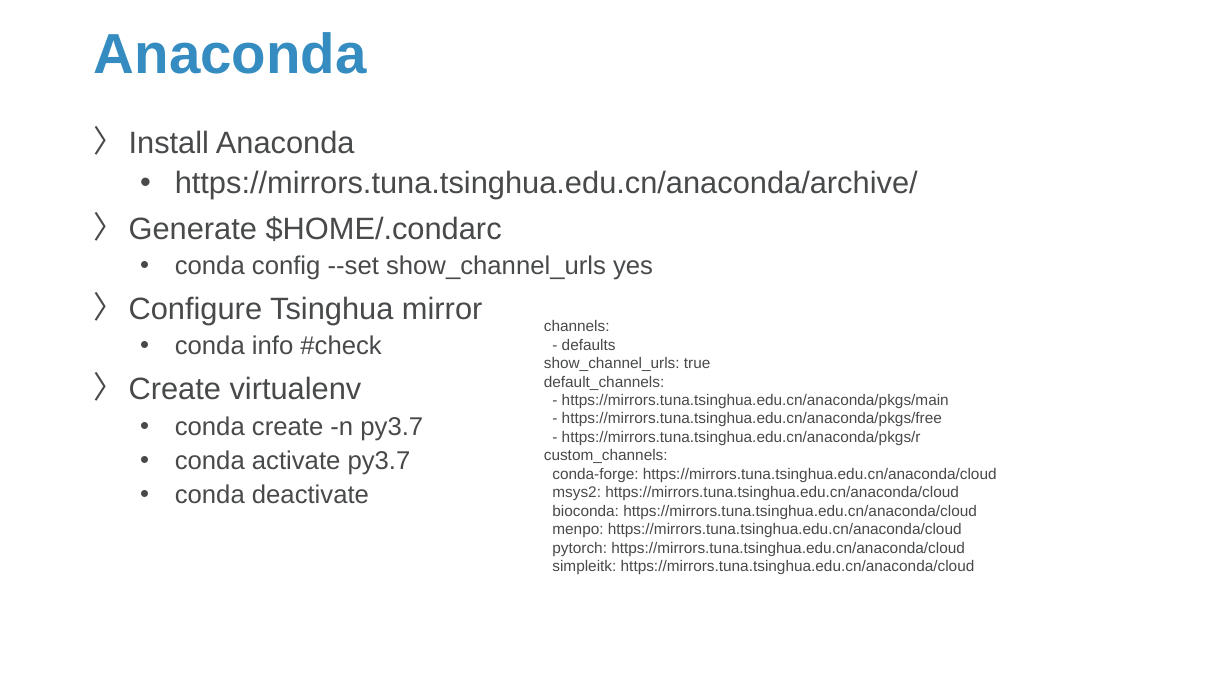
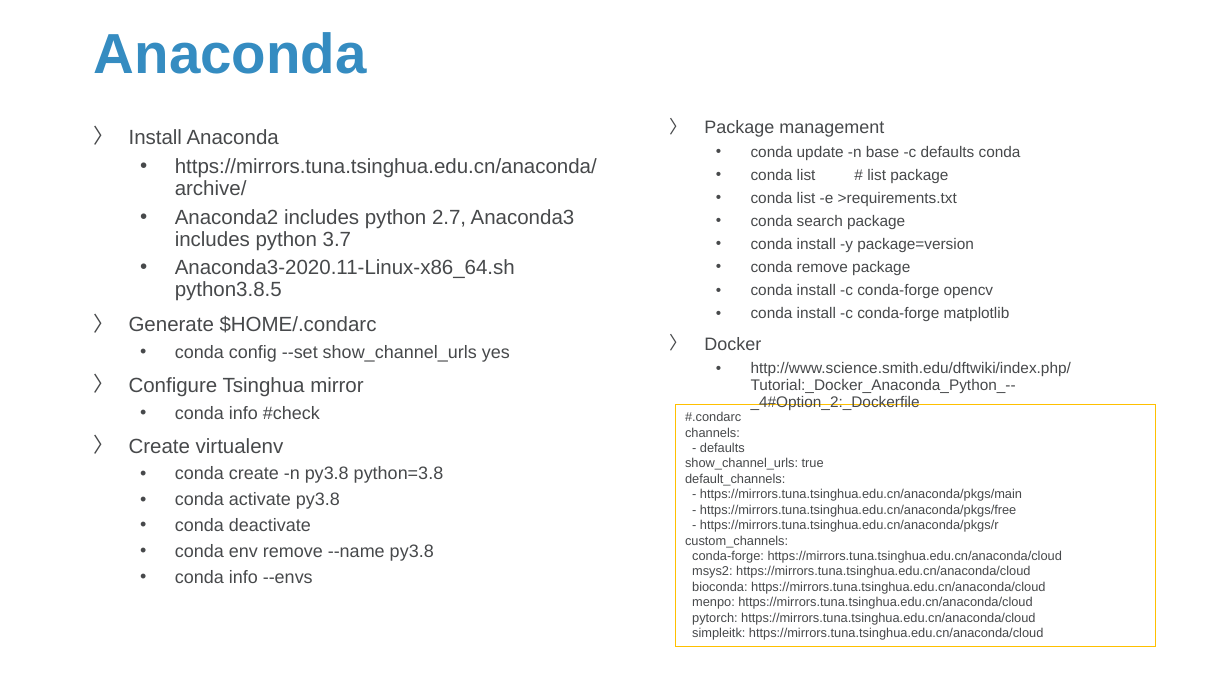
Before and after one commit to Sparks-Lu/TechNotes, a slide deck: slide 6 of Python/Python-Notes.pptx. Drawn at 1232x693 pixels with LibreOffice and Linux fonts; fonts in the diff are those of the drawing; background and template pictures are left out. Boxes give left, top, right and bottom in pixels: in the first picture for what was removed or moved away, otherwise in the second. Text is boxed around its words. In the diff, an @@ line names an element or a change of style, - is before the commit and + after.

```diff
--- a/Python/Python-Notes.pptx
+++ b/Python/Python-Notes.pptx
@@ text at [129, 129, 597, 531]: size 24 to 16 pt in "Install Anaconda", "https://mirrors.tuna.tsinghua.edu.cn/anaconda/archive/", "Generate $HOME/.condarc", "Configure Tsinghua mirror" and 1 more places; size 20 to 14 pt in "conda config --set show_channel_urls yes", "conda info #check", "conda deactivate" @@
@@ text added at [704, 120, 1071, 410], 12 pt, text #47494B @@
+〉 Package management
+  • conda update -n base -c defaults conda
+  • conda list # list package
+  • conda list -e >requirements.txt
+  • conda search package
+  • conda install -y package=version
+  • conda remove package
+  • conda install -c conda-forge opencv
+  • conda install -c conda-forge matplotlib
+〉 Docker
+  • http://www.science.smith.edu/dftwiki/index.php/Tutorial:_Docker_Anaconda_Python_--_4#Option_2:_Dockerfile
@@ text at [175, 209, 575, 301]: paragraphs added @@
+  • Anaconda2 includes python 2.7, Anaconda3 includes python 3.7
+  • Anaconda3-2020.11-Linux-x86_64.sh python3.8.5
@@ rectangle "#.condarc": place and size @@
-rectangle "#.condarc" at [544, 320, 997, 574]
+rectangle "#.condarc" at [677, 405, 1157, 647]
@@ rectangle "#.condarc" at [677, 405, 1157, 647]: outline none to #FFC000 0.75 pt @@
@@ text in rectangle at [685, 412, 741, 421]: paragraph added @@
+#.condarc
@@ text in rectangle at [685, 427, 1062, 640]: size 12 to 10 pt @@
@@ text at [175, 466, 444, 509]: text changed; size 20 to 14 pt @@
-  • conda create -n py3.7
-  • conda activate py3.7
+  • conda create -n py3.8 python=3.8
+  • conda activate py3.8
@@ text at [175, 544, 434, 583]: paragraphs added @@
+  • conda env remove --name py3.8
+  • conda info --envs
```
Also in this commit, not shown: 13 other slides changed, 12 slides added, 23 other files.
